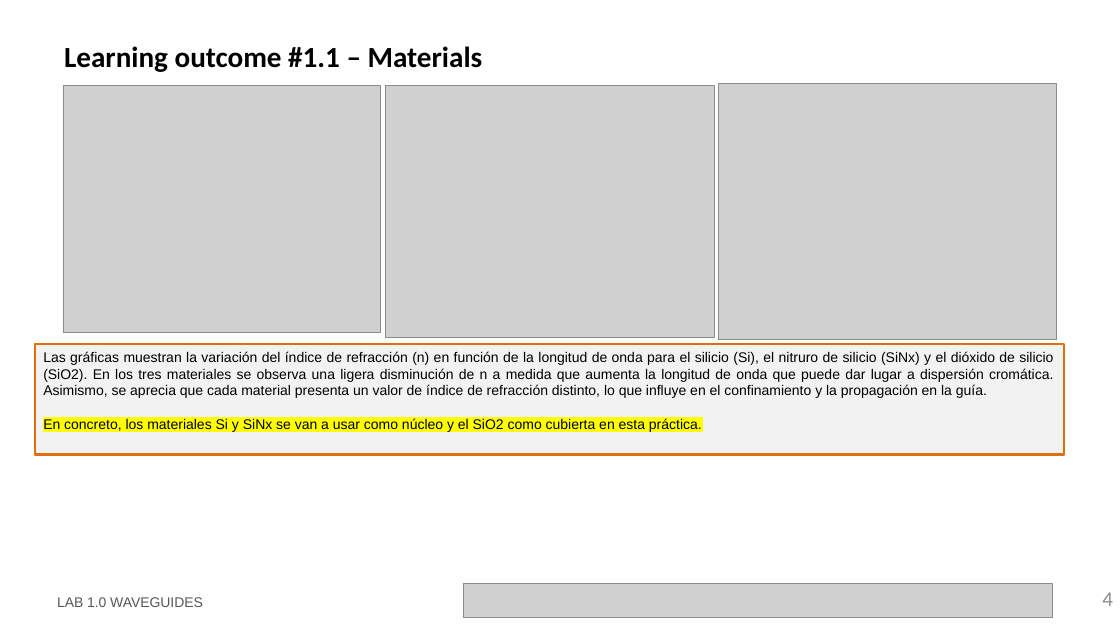
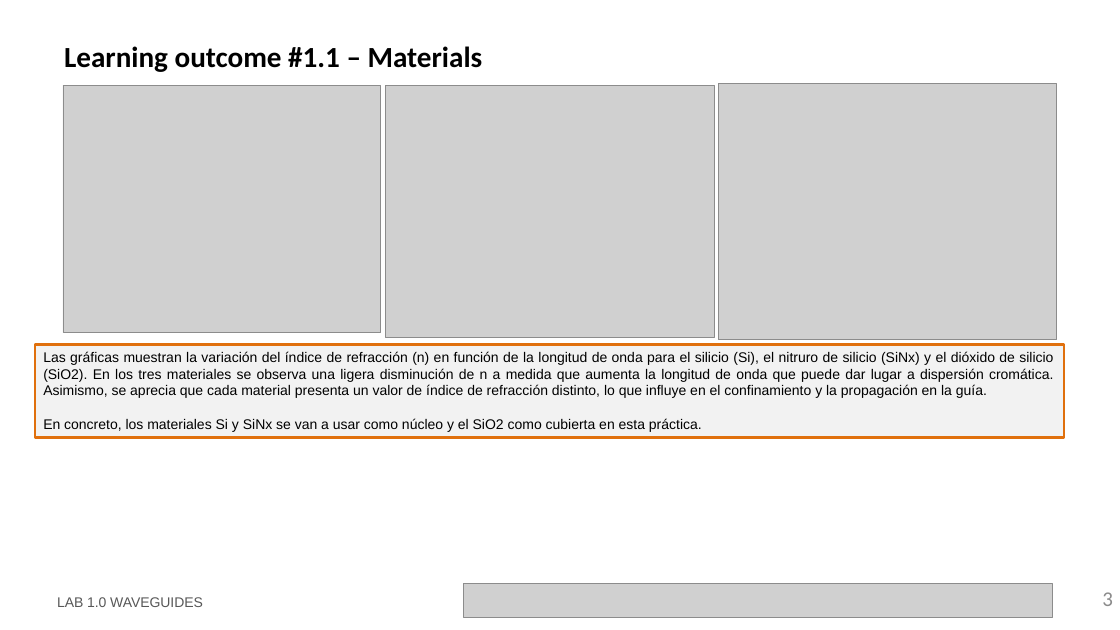
Before and after one commit to jllanoh/cifoin-lab1, a slide deck: slide 3 of LabBook_10.pptx (slide 4 before the commit). Drawn at 1120x630 pixels with LibreOffice and Linux fonts; fonts in the diff are those of the drawing; grey boxes stand for pictures; background and template pictures are left out. Boxes give left, top, right and bottom in pixels: in the first picture for what was removed or moved away, otherwise in the second. Text is boxed around its words. In the diff, an @@ line names an element or a change of style, - is before the commit and + after.

```diff
--- a/LabBook_10.pptx
+++ b/LabBook_10.pptx
@@ rectangle "Las gráficas muestran la variación ..." resized from (x1=35, y1=344, x2=1065, y2=455) to (x1=35, y1=344, x2=1065, y2=438) @@
@@ text in rectangle at (x1=43, y1=418, x2=702, y2=432): highlight #FFFF00 to none in "En concreto, los materiales Si y SiNx ..." @@
@@ page number at (x1=1102, y1=592, x2=1113, y2=606): text changed @@
-4
+3
```
Also in this commit, not shown: 10 other slides changed, 1 slide removed, 1 other file.
